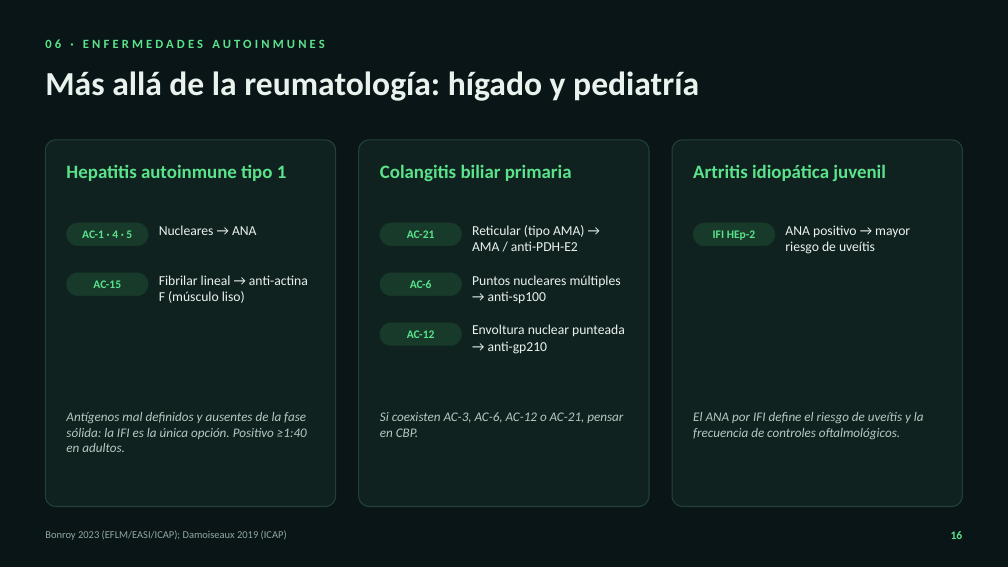
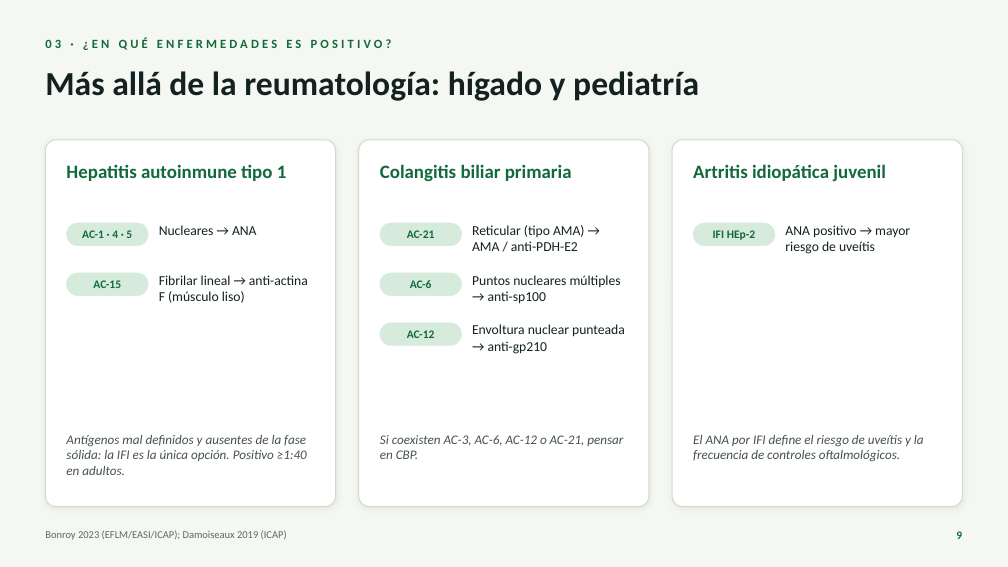
Before and after one commit to nestor120512/nes, a slide deck: slide 9 of ANA_para_el_internista.pptx (slide 16 before the commit). Drawn at 1008x567 pixels with LibreOffice and Linux fonts; fonts in the diff are those of the drawing. Boxes give left, top, right and bottom in pixels: in the first picture for what was removed or moved away, otherwise in the second. Text is boxed around its words. In the diff, an @@ line names an element or a change of style, - is before the commit and + after.

```diff
--- a/ANA_para_el_internista.pptx
+++ b/ANA_para_el_internista.pptx
@@ background #0A1517 to #F5F7F2 @@
@@ text at (x1=45, y1=38, x2=392, y2=50): text changed; text colour #5BE38C to #12693B @@
-06 · ENFERMEDADES AUTOINMUNES
+03 · ¿EN QUÉ ENFERMEDADES ES POSITIVO?
@@ fill #10221F to #FFFFFF; outline #23413B 1 pt to #D2DBCE 1 pt; shadow on in 3 elements at (x1=359, y1=140, x2=650, y2=507), (x1=672, y1=140, x2=963, y2=507), (x1=45, y1=140, x2=336, y2=507) @@
@@ text colour #5BE38C to #12693B in 3 elements at (x1=66, y1=164, x2=287, y2=181), (x1=380, y1=164, x2=572, y2=182), (x1=693, y1=164, x2=886, y2=181) @@
@@ text colour #5BE38C to #12693B; fill #173A2A to #D6EBDC; outline #173A2A 0.5 pt to #D6EBDC 0.5 pt in 6 elements at (x1=67, y1=223, x2=148, y2=246), (x1=67, y1=273, x2=148, y2=296), (x1=380, y1=223, x2=462, y2=246), (x1=380, y1=273, x2=462, y2=296), (x1=380, y1=323, x2=462, y2=346), (x1=693, y1=223, x2=775, y2=246) @@
@@ text colour #EAF2EE to #132220 in 7 elements at (x1=45, y1=71, x2=699, y2=101), (x1=159, y1=225, x2=257, y2=235), (x1=159, y1=275, x2=308, y2=303), (x1=472, y1=225, x2=585, y2=251), (x1=472, y1=275, x2=621, y2=304), (x1=472, y1=324, x2=625, y2=354), (x1=785, y1=225, x2=910, y2=254) @@
@@ text "Antígenos mal definidos y ausentes ..." moved from (x1=66, y1=412, x2=307, y2=452) to (x1=66, y1=435, x2=307, y2=475) @@
@@ text "Si coexisten AC-3, AC-6, AC-12 ..." moved from (x1=380, y1=412, x2=623, y2=437) to (x1=380, y1=435, x2=623, y2=459) @@
@@ text colour #B5C9C2 to #45524E in 3 elements at (x1=66, y1=435, x2=307, y2=475), (x1=380, y1=435, x2=623, y2=459), (x1=693, y1=435, x2=924, y2=461) @@
@@ text "El ANA por IFI define ..." moved from (x1=693, y1=412, x2=924, y2=439) to (x1=693, y1=435, x2=924, y2=461) @@
@@ text "Bonroy 2023 (EFLM/EASI/ICAP); Damoiseaux 2019 ..." at (x1=45, y1=530, x2=287, y2=540): text colour #8FA9A1 to #5B6964 @@
@@ page number at (x1=956, y1=531, x2=962, y2=539): text changed; text colour #5BE38C to #12693B @@
-16
+9
```
Also in this commit, not shown: 26 other slides changed, 1 slide added.
